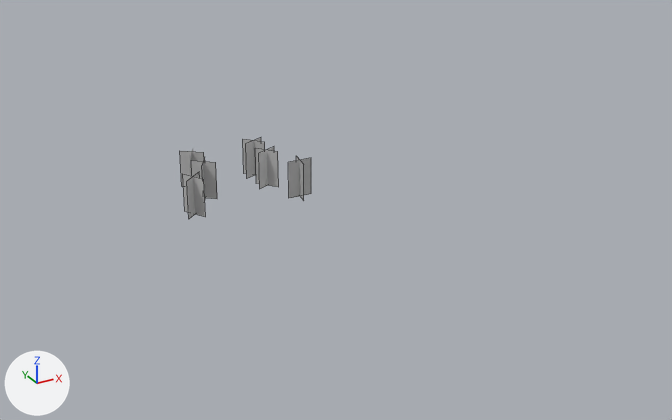
Renders of the FBX model modelos/arboles.fbx from each side of a commit.
Before and after are seen from a 50 mm camera at (-10.87, -25.8, 10.7) aimed at (-0.15, -6.31, 0.95). The lights are fixed; the arrows at lower left show +X, +Y and +Z. Mesh edges are drawn as thin lines. Where no turn or scale is listed for an object, it has been applied to the vertices.
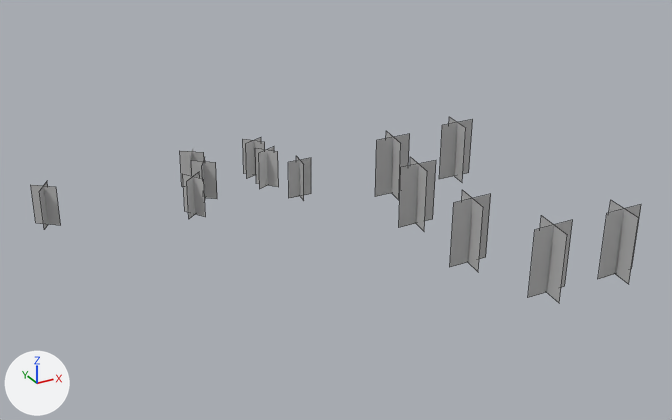
Pixel boxes (x1, y1, x2, y2) of what changed, in the pictures (672 x 420 px):
'Plane.222', added: after (450, 194, 491, 267)
'Plane.224', added: after (528, 220, 573, 298)
'Plane.220', added: after (399, 160, 436, 227)
'Plane.231', added: after (375, 134, 410, 196)
'Plane.226', added: after (598, 204, 641, 279)
'Plane.229', added: after (439, 119, 473, 179)
'Plane.227', added: after (609, 200, 639, 284)
'Plane.225', added: after (540, 215, 567, 303)
'Plane.233', added: after (31, 185, 61, 225)
'Plane.223', added: after (462, 190, 483, 272)
'Plane.221', added: after (410, 157, 427, 231)
'Plane.228', added: after (449, 117, 466, 182)
'Plane.230', added: after (386, 131, 401, 200)
'Plane.232', added: after (39, 181, 48, 230)

Diff of the bpy script that builds the scene:
```diff
--- a/modelos/arboles.fbx.py
+++ b/modelos/arboles.fbx.py
@@ me_mesh_025 @@
+me_mesh_025.from_pydata([(-0.287, 0.237, -0.557), (0.276, -0.237, -0.563), (-0.276, 0.237, 0.563), (0.287, -0.237, 0.557)], [], [(0, 2, 3, 1)])
+me_mesh_025.materials.append(mat_lambert1)  # grey #bcbcbc
@@ me_mesh_020 @@
+me_mesh_020.from_pydata([(0.1, 0.57, -0.89), (-0.11, -0.57, -0.89), (0.11, 0.57, 0.89), (-0.1, -0.57, 0.89)], [], [(0, 2, 3, 1)])
+me_mesh_020.materials.append(mat_lambert1)  # grey #bcbcbc
@@ me_mesh_018 @@
+me_mesh_018.from_pydata([(0.57, 0.01, -0.89), (-0.59, -0.01, -0.88), (0.59, 0.01, 0.88), (-0.57, -0.01, 0.89)], [], [(0, 2, 3, 1)])
+me_mesh_018.materials.append(mat_lambert1)  # grey #bcbcbc
@@ me_mesh_024 @@
+me_mesh_024.from_pydata([(0.168, 0.324, -0.562), (-0.179, -0.324, -0.558), (0.179, 0.324, 0.558), (-0.168, -0.324, 0.562)], [], [(0, 2, 3, 1)])
+me_mesh_024.materials.append(mat_lambert1)  # grey #bcbcbc
@@ ob_plane_233 @@
+ob_plane_233 = bpy.data.objects.new('Plane.233', me_mesh_025)
+ob_plane_233.location = (-6.62, -1.88, 0.76)
@@ ob_plane_228 @@
+ob_plane_228 = bpy.data.objects.new('Plane.228', me_mesh_020)
+ob_plane_228.location = (5.56, -3.64, 0.78)
@@ ob_plane_223 @@
+ob_plane_223 = bpy.data.objects.new('Plane.223', me_mesh_020.copy())
+ob_plane_223.location = (2.38, -8.73, 0.78)
@@ ob_plane_226 @@
+ob_plane_226 = bpy.data.objects.new('Plane.226', me_mesh_018)
+ob_plane_226.location = (5.21, -11.03, 0.78)
@@ ob_plane_231 @@
+ob_plane_231 = bpy.data.objects.new('Plane.231', me_mesh_018.copy())
+ob_plane_231.location = (3.1, -3.87, 0.78)
@@ ob_plane_232 @@
+ob_plane_232 = bpy.data.objects.new('Plane.232', me_mesh_024)
+ob_plane_232.location = (-6.62, -1.88, 0.76)
@@ ob_plane_227 @@
+ob_plane_227 = bpy.data.objects.new('Plane.227', me_mesh_020.copy())
+ob_plane_227.location = (5.21, -11.03, 0.78)
@@ ob_plane_222 @@
+ob_plane_222 = bpy.data.objects.new('Plane.222', me_mesh_018.copy())
+ob_plane_222.location = (2.38, -8.73, 0.78)
@@ ob_plane_220 @@
+ob_plane_220 = bpy.data.objects.new('Plane.220', me_mesh_018.copy())
+ob_plane_220.location = (2.53, -6.07, 0.78)
@@ ob_plane_230 @@
+ob_plane_230 = bpy.data.objects.new('Plane.230', me_mesh_020.copy())
+ob_plane_230.location = (3.1, -3.87, 0.78)
@@ ob_plane_229 @@
+ob_plane_229 = bpy.data.objects.new('Plane.229', me_mesh_018.copy())
+ob_plane_229.location = (5.56, -3.64, 0.78)
@@ ob_plane_221 @@
+ob_plane_221 = bpy.data.objects.new('Plane.221', me_mesh_020.copy())
+ob_plane_221.location = (2.53, -6.07, 0.78)
@@ ob_plane_225 @@
+ob_plane_225 = bpy.data.objects.new('Plane.225', me_mesh_020.copy())
+ob_plane_225.location = (3.09, -10.93, 0.78)
@@ ob_plane_224 @@
+ob_plane_224 = bpy.data.objects.new('Plane.224', me_mesh_018.copy())
+ob_plane_224.location = (3.09, -10.93, 0.78)
```
